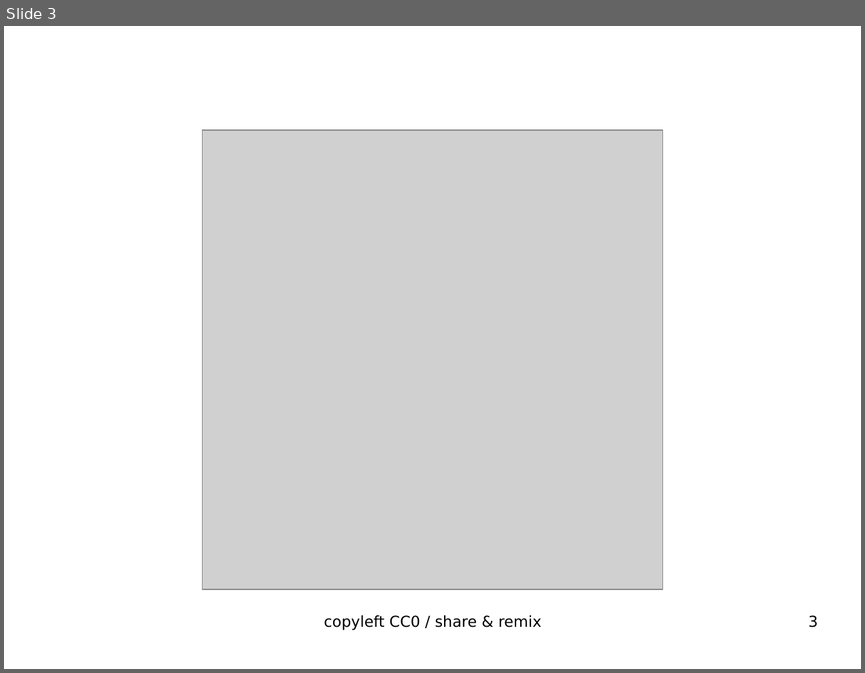
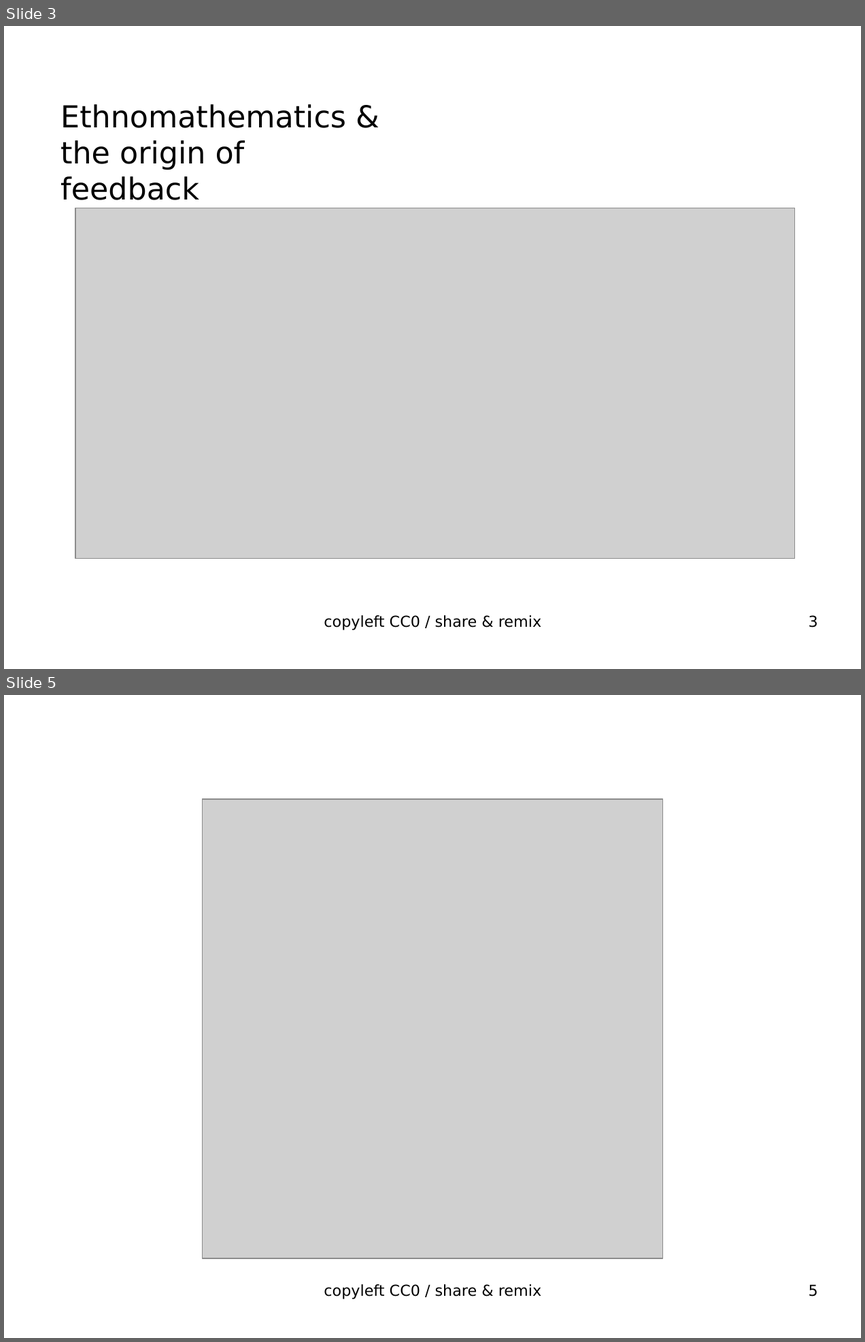
Before and after one commit to jeanbaptiste/paf, a slide deck: summer2015/workshop/moto.workshop.odp. Shown one above the other, each under a label of ours: slide 3 before the commit, slides 3 and 5 after it; the slides between them are not shown. The pictures are 865x673 and 865x1342 pixels, drawn with LibreOffice and Linux fonts; fonts in the diff are those of the drawing; grey boxes stand for pictures. Boxes give left, top, right and bottom in pixels: in the first picture for what was removed or moved away, otherwise in the second. Text is boxed around its words. In the diff, an @@ line names an element or a change of style, - is before the commit and + after.

Commit message:
presentation of the workshop, added recursion, ethnomathematics, ron eglash moto odt added dazzling, canadian digital camouflage

```diff
--- a/summer2015/workshop/moto.workshop.odp
+++ b/summer2015/workshop/moto.workshop.odp
@@ slide 3 added at bbox=[4, 26, 861, 669], background #FFFFFF @@
@@ text added at bbox=[60, 104, 346, 200], 28 pt, text #000000 @@
+Ethnomathematics & the origin of feedback
@@ picture added at bbox=[75, 208, 795, 558] @@
@@ text added at bbox=[324, 615, 541, 630], 14 pt, text #000000 @@
+copyleft CC0 / share & remix
@@ page number added at bbox=[808, 615, 818, 627], 14 pt, text #000000 @@
+3
@@ what was slide 3 is now slide 5 @@
@@ page number at bbox=[808, 1284, 818, 1296]: text changed @@
-3
+5
```
Also in this commit, not shown: 2 slides changed, 1 other slide added, 3 other files.
